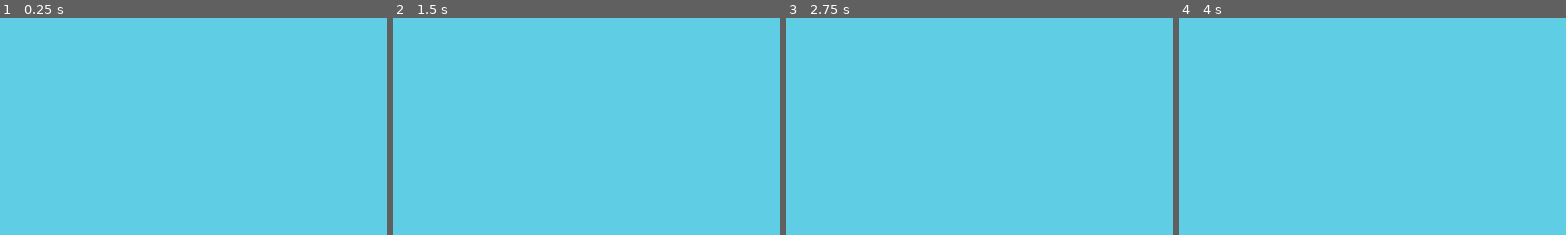
Above: before the commit, frames 1-4 (left to right).
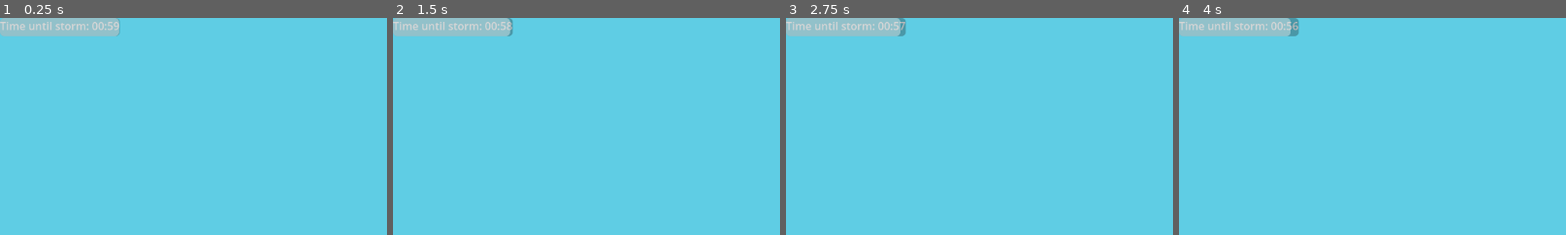
Above: after the commit, the same moments.

Repository: eduardoluis11/game-jam-brackeys-sept-2024
Game: Godot game, scene res://scenes/main.tscn
The game is run twice, just before and just after one commit, with the same random seed, the same clock (stepped at 60 frames per second) and the same inputs. The engine's default icon, where the game draws it, is replaced by a stand-in: a white triangle on a blue panel in a dark square.
Inputs:
- Up to frame 1 (0.25 s): no input
- Up to frame 2 (1.5 s): tap Enter at 0.5 s; hold Right (right) from 0.53 s (still down); tap Space (accept) at 0.6, 1.35 s
- Up to frame 3 (2.75 s): tap Space (accept) at 2, 2.1 s; release Right (right) at 2.03 s; hold Left (left) from 2.03 s (still down)
- Up to frame 4 (4 s): tap Space (accept) at 2.75, 2.85, 3.5, 3.6 s; release Left (left) at 2.78 s; hold Right (right) from 2.78 s (still down)
The pictures show only the part of the screen within x 0-50%, y 0-50%; the shares and areas given below are measured in that part.

The runs differ from the first frame. In frame 1, 2.6% of the frame differs, in the area x 0-32%, y 0-9%; in frame 2, 2.6%; in frame 3, 2.6%; in frame 4, 2.6%.

Commit message:
Añadida interfaz básica: temporizador y barra de progreso para la transición de tormenta

Diff:
--- a/scenes/main.tscn
+++ b/scenes/main.tscn
@@ -14,6 +14,8 @@
 gradient = SubResource("Gradient_a7mha")
 
 [sub_resource type="RectangleShape2D" id="RectangleShape2D_ppl8l"]
+
+[sub_resource type="Theme" id="Theme_6mpjf"]
 
 [node name="Node2D" type="Node2D"]
 script = ExtResource("1_lio0d")
@@ -51,4 +53,19 @@
 
 [node name="Camera2D" type="Camera2D" parent="."]
 
+[node name="UI" type="CanvasLayer" parent="."]
+
+[node name="TimerLabel" type="Label" parent="UI"]
+offset_right = 40.0
+offset_bottom = 23.0
+text = "Time until storm: 00:00"
+
+[node name="TimeProgressBar" type="ProgressBar" parent="UI"]
+offset_right = 178.0
+offset_bottom = 27.0
+theme = SubResource("Theme_6mpjf")
+max_value = 5.0
+value = 5.0
+show_percentage = false
+
 [connection signal="timeout" from="StormTimer" to="." method="_on_storm_timer_timeout"]
--- a/scenes/main_scene.tscn
+++ /dev/null
@@ -1,3 +0,0 @@
-[gd_scene format=3 uid="uid://cv213mqbwhn8y"]
-
-[node name="main_scene" type="Node2D"]
--- a/scripts/main.gd
+++ b/scripts/main.gd
@@ -1,35 +1,39 @@
 extends Node2D
+var is_storm = false
+var calm_color = Color(1, 1, 1)   # Color del fondo durante la calma
+var storm_color = Color(0.2, 0.2, 0.5)  # Color del fondo durante la tormenta
+var time_until_storm = 60.0  # Tiempo inicial en segundos
 
-var is_storm = false
-var calm_color = Color(1, 1, 1)   # Color del fondo durante la calma (blanco)
-var storm_color = Color(0.2, 0.2, 0.5)  # Color del fondo durante la tormenta (oscuro)
+@onready var timer_label = $UI/TimerLabel
+@onready var progress_bar = $UI/TimeProgressBar
 
-
-# Llamado cuando la escena esté lista
 func _ready():
-	# Iniciar el temporizador automáticamente
 	$StormTimer.start()
 	$Background.modulate = calm_color
+	update_timer_label()
+	progress_bar.max_value = time_until_storm
+	progress_bar.value = time_until_storm
 
+func _process(delta):
+	if not is_storm:
+		time_until_storm -= delta
+		if time_until_storm <= 0:
+			time_until_storm = 0
+			_on_StormTimer_timeout()
+		update_timer_label()
+		progress_bar.value = time_until_storm
 
-# Called every frame. 'delta' is the elapsed time since the previous frame.
-func _process(delta: float) -> void:
-	pass
-
-#Signal from StormTimer
-func _on_storm_timer_timeout() -> void:
+func _on_StormTimer_timeout():
 	is_storm = true
 	start_storm()
 
-
-# Función para iniciar la tormenta
 func start_storm():
 	print("¡La tormenta ha comenzado!")
-
-	# Crear el Tween dinámicamente
 	var tween = get_tree().create_tween()
-
-	# Configurar el Tween para que cambie el color del fondo de calma a tormenta
 	tween.tween_property($Background, "modulate", storm_color, 3.0)
 
-	# Aquí puedes agregar más cambios de propiedades si lo deseas.
+func update_timer_label():
+	var total_seconds = max(time_until_storm, 0.0)
+	var minutes = int(time_until_storm / 60.0)
+	var seconds = int(total_seconds - (minutes * 60.0))
+	timer_label.text = "Time until storm: %02d:%02d" % [minutes, seconds]
Not shown: 1 places in scenes/main.tscn that only renumber resources
